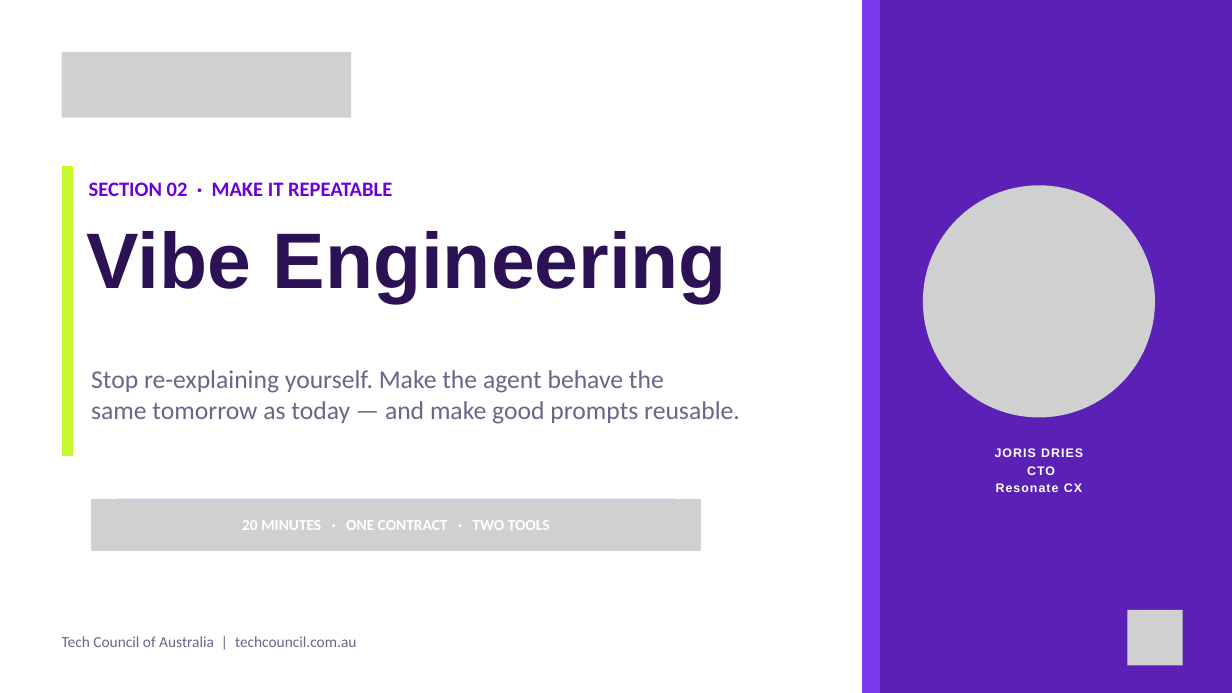
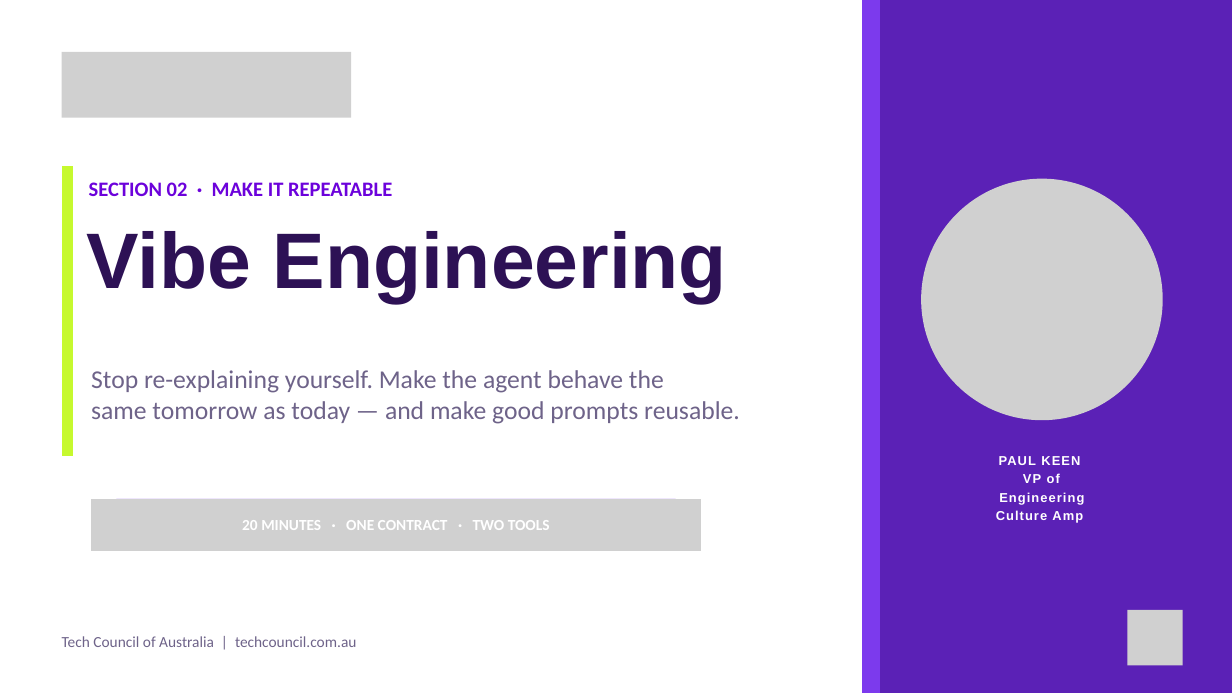
Before and after one commit to paulkeen/tca-habits, a slide deck: slide 34 of docs/Master_Back in the Code.pptx. Drawn at 1232x693 pixels with LibreOffice and Linux fonts; fonts in the diff are those of the drawing; grey boxes stand for pictures. Boxes give left, top, right and bottom in pixels: in the first picture for what was removed or moved away, otherwise in the second. Text is boxed around its words. In the diff, an @@ line names an element or a change of style, - is before the commit and + after.

```diff
--- a/docs/Master_Back in the Code.pptx
+++ b/docs/Master_Back in the Code.pptx
@@ picture: place and size @@
-picture at <box>923,185,1155,418</box>
+picture at <box>921,179,1162,420</box>
@@ text removed at <box>995,448,1083,492</box> @@
-JORIS DRIES
-CTO
-Resonate CX
@@ text added at <box>996,456,1084,523</box>, 15.1 pt, text #FFFFFF, bold @@
+PAUL KEEN
+VP of Engineering
+Culture Amp
```
Also in this commit, not shown: 4 other slides changed.
